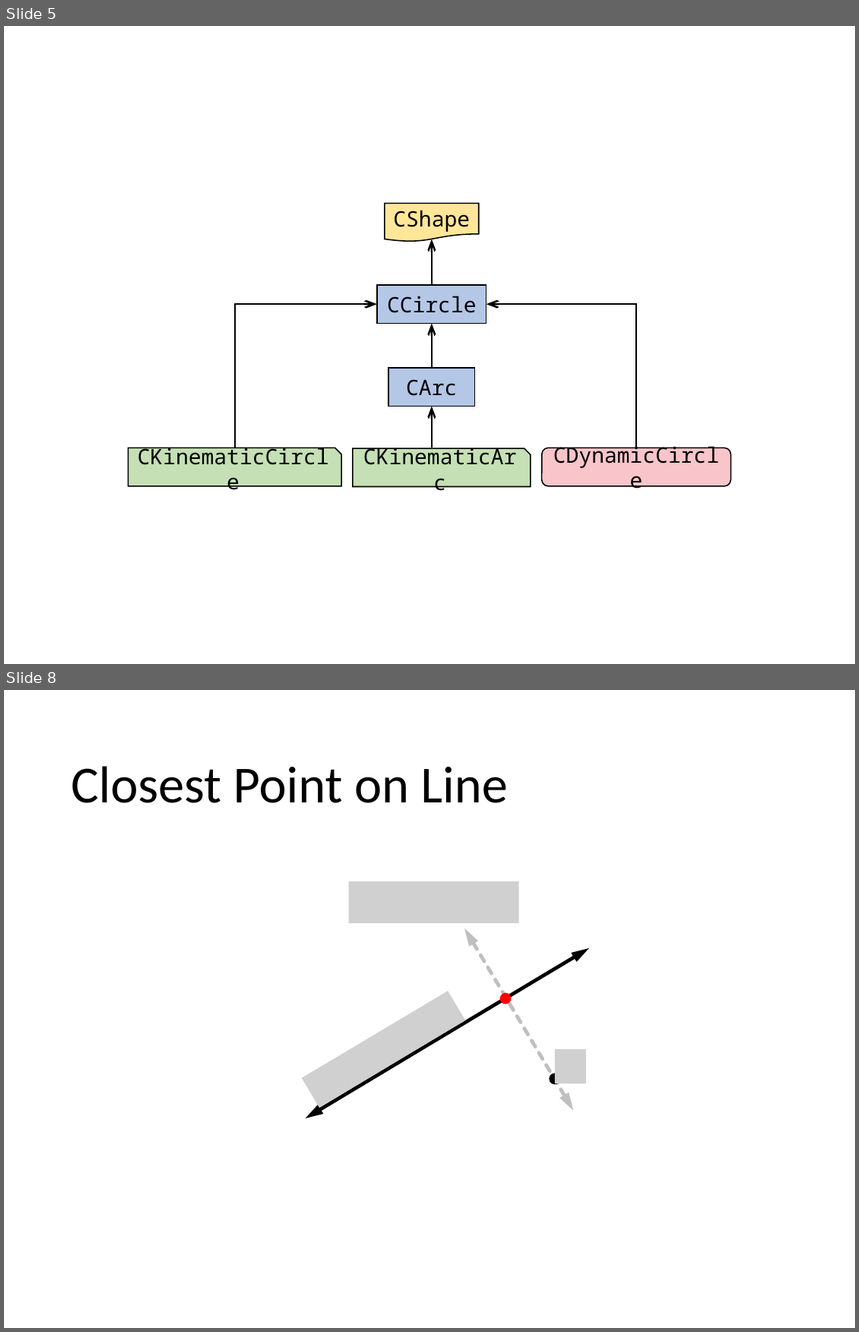
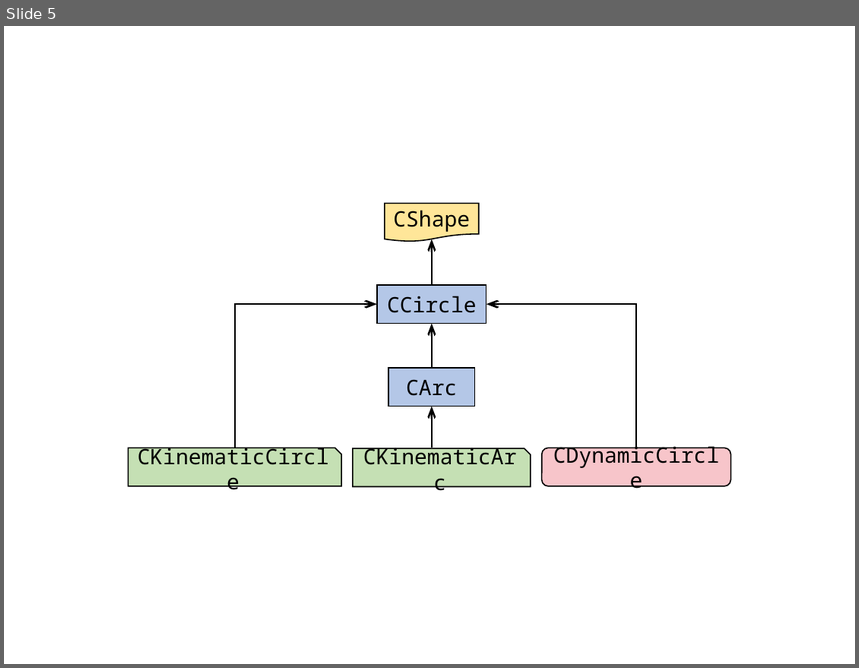
Before and after one commit to Ian-Parberry/sage-docs, a slide deck: Doxygen/physics/2. Shapes Library/figures.pptx. Shown one above the other, each under a label of ours: slides 5 and 8 before the commit, slide 5 after it; the slides between them are not shown. The pictures are 859x1332 and 859x668 pixels, drawn with LibreOffice and Linux fonts; fonts in the diff are those of the drawing; grey boxes stand for pictures. Boxes give left, top, right and bottom in pixels: in the first picture for what was removed or moved away, otherwise in the second. Text is boxed around its words. In the diff, an @@ line names an element or a change of style, - is before the commit and + after.

```diff
--- a/Doxygen/physics/2. Shapes Library/figures.pptx
+++ b/Doxygen/physics/2. Shapes Library/figures.pptx
@@ slide 8 removed at (4, 690, 855, 1328), background #FFFFFF @@
@@ title removed at (71, 766, 507, 803) @@
-Closest Point on Line
@@ group removed at (302, 882, 590, 1119): 3 pictures, 2 double arrows, 2 ellipses @@
```
Also in this commit, not shown: 3 slides added, 2 other slides removed, 13 other files.
